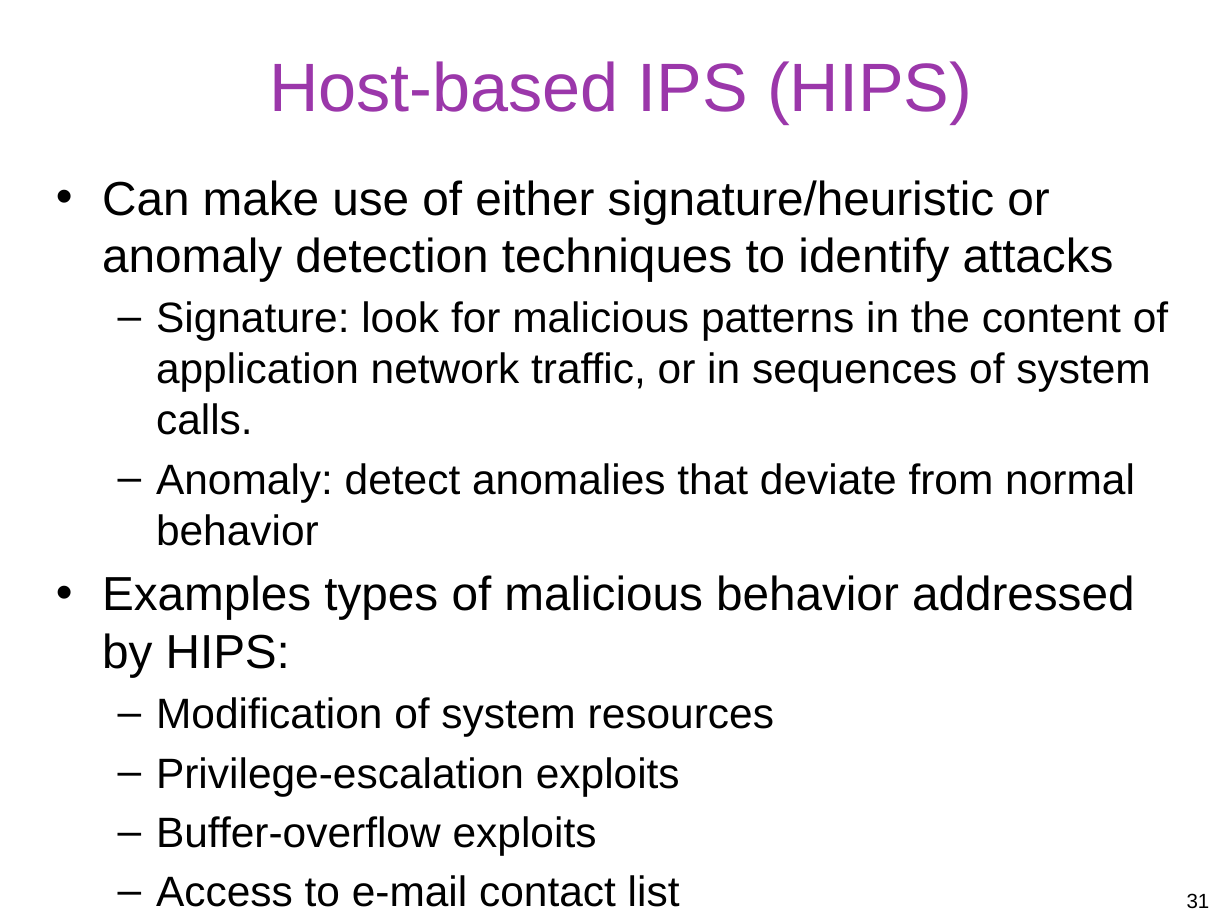
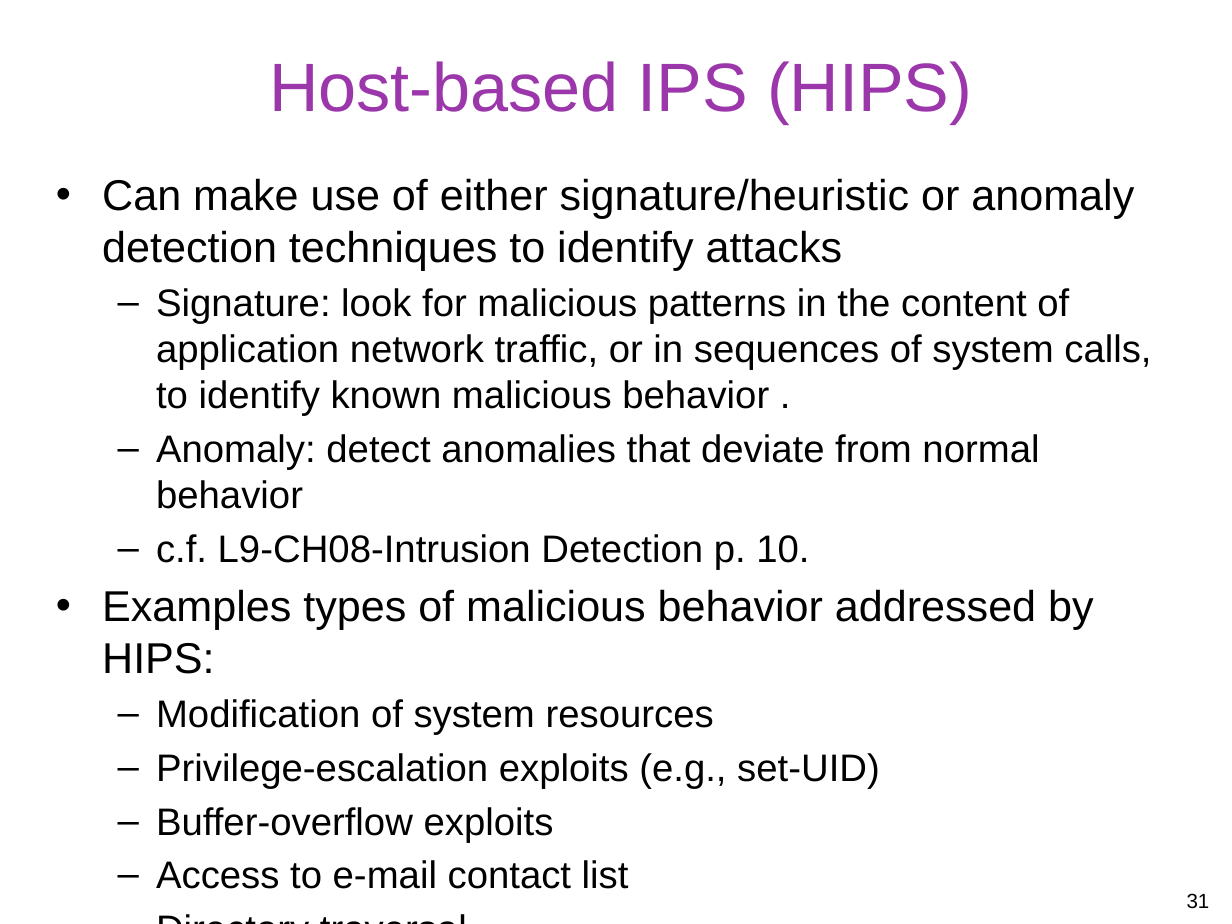
Before and after one commit to gulaoshi/gu.github.io, a slide deck: slide 31 of InfoSec/PPTs/L10-CH09-Firewalls and Intrusion Prevention.pptx. Drawn at 1232x924 pixels with LibreOffice and Linux fonts; fonts in the diff are those of the drawing. Boxes give left, top, right and bottom in pixels: in the first picture for what was removed or moved away, otherwise in the second. Text is boxed around its words. In the diff, an @@ line names an element or a change of style, - is before the commit and + after.

```diff
--- a/InfoSec/PPTs/L10-CH09-Firewalls and Intrusion Prevention.pptx
+++ b/InfoSec/PPTs/L10-CH09-Firewalls and Intrusion Prevention.pptx
@@ text at [102,178,1134,889]: size 27.9 to 25.2 pt in "Can make use of either signature/heuristic or ...", "Examples types of malicious behavior addressed by ..."; size 24.8 to 22.4 pt in "Anomaly: detect anomalies that deviate from normal ...", "Modification of system resources", "Buffer-overflow exploits", "Access to e-mail contact list" and 1 more places @@
@@ text at [156,288,1151,416]: text changed; size 24.8 to 22.4 pt @@
-  – Signature: look for malicious patterns in the content of application network traffic, or in sequences of system calls.
+  – Signature: look for malicious patterns in the content of application network traffic, or in sequences of system calls, to identify known malicious behavior .
@@ text at [156,534,809,569]: paragraph added @@
+  – c.f. L9-CH08-Intrusion Detection p. 10.
@@ text at [156,753,880,789]: text changed; size 24.8 to 22.4 pt @@
-  – Privilege-escalation exploits
+  – Privilege-escalation exploits (e.g., set-UID)
```
Also in this commit, not shown: 15 other slides changed, 4 other files.
